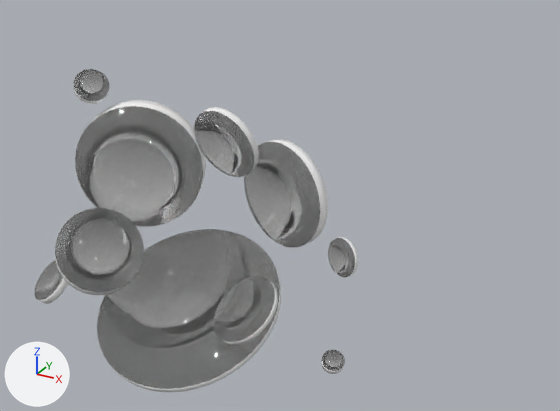
An edit to the glTF model 01M_opticke-materialy.glb, drawn before and after from the same camera.
The view is the same before and after, from a camera (50 mm lens) standing at (1.38, -2.22, 1.05) and looking at (0.26, -0.18, 0.04). The lights are fixed; the arrows at lower left show +X, +Y and +Z. Where no turn or scale is listed for an object, it has been applied to the vertices.
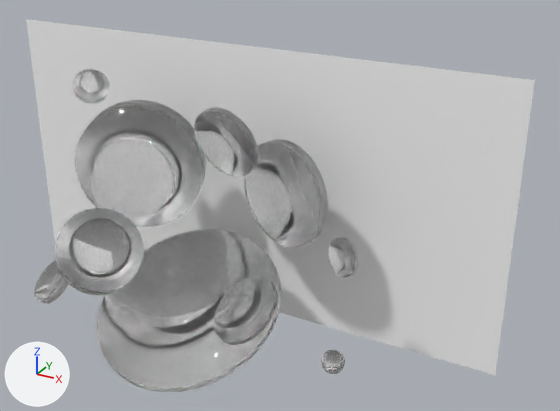
Changed parts and their boxes [x1, y1, x2, y2] in the pictures (560 x 411 px):
'BUBLINA', added
    after: [26, 19, 535, 375]
'Circle.002', surface changed
    both: [97, 229, 281, 392]
'Circle', surface changed
    both: [75, 100, 206, 227]
'Circle.001', surface changed
    both: [244, 139, 328, 248]
'Circle.004', surface changed
    both: [55, 208, 144, 295]
'Circle.005', surface changed
    both: [194, 107, 259, 177]
'Circle.003', surface changed
    both: [214, 276, 278, 345]
'Circle.008', surface changed
    both: [73, 69, 109, 104]
'Circle.006', surface changed
    both: [328, 237, 358, 277]
'Circle.007', surface changed
    both: [34, 260, 68, 304]
'Circle.009', surface changed
    both: [321, 350, 345, 374]

What changed in the scene script:
```text
Add img_image:
    img_image = load_image('Image', '_unpacked/Image', 1, 1, 'sRGB')
Change mat_glass_rough:
    mat_glass_rough.transmission_weight: 0.1 -> 0.95
Add mat_asset_2:
    mat_asset_2 = principled_material('Asset 2')
    mat_asset_2.texture = img_image  # with its transparency
Add me_asset_2:
    me_asset_2.from_pydata(...)  # 4 vertices, 2 faces; spans x -0.98..0.98, y 0.0, z -0.5..0.5
    me_asset_2.materials.append(mat_asset_2)  # picture img_image
Add ob_bublina:
    ob_bublina = bpy.data.objects.new('BUBLINA', me_asset_2)
    ob_bublina.location = (0.0, 0.0, 0.0)
```
